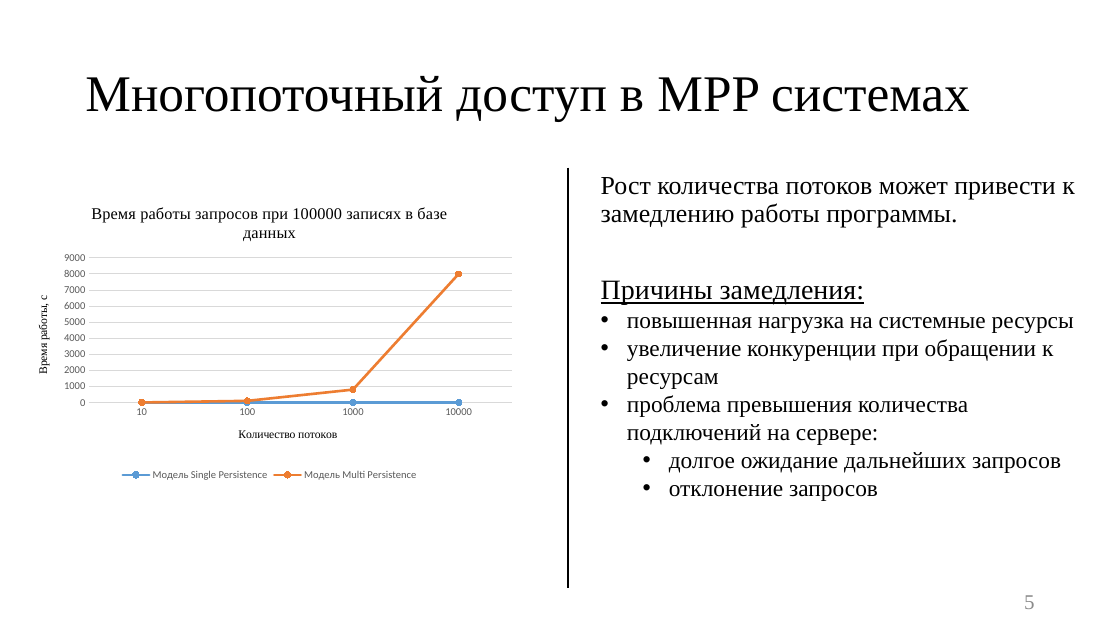
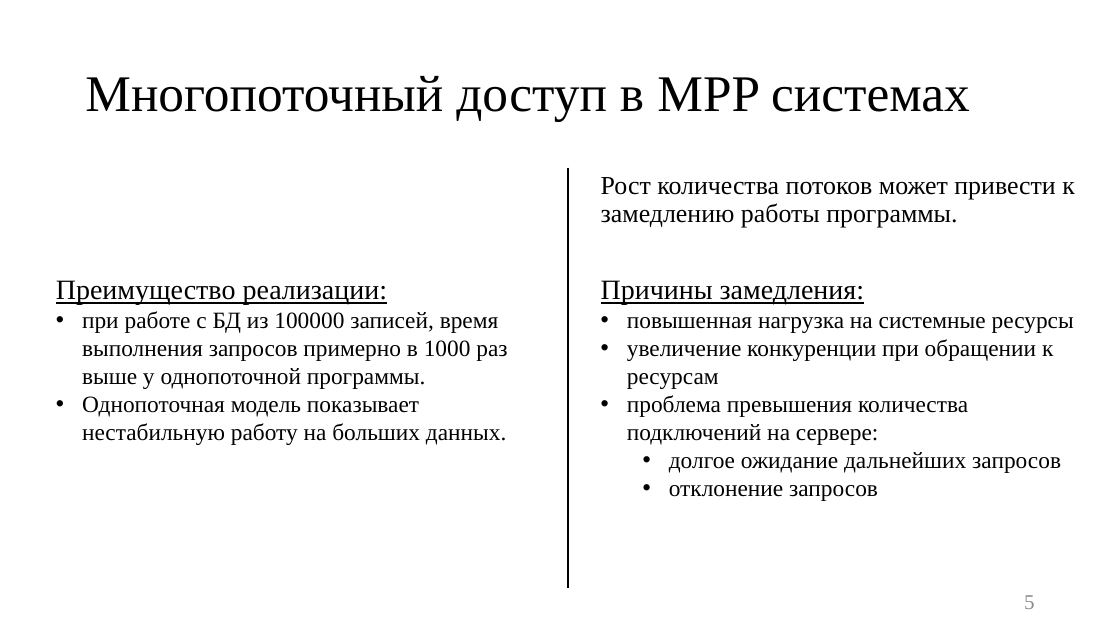
Before and after one commit to platosha-git/Diplom-theory, a slide deck: slide 5 of Презентация.pptx. Drawn at 1120x630 pixels with LibreOffice and Linux fonts; fonts in the diff are those of the drawing. Boxes give left, top, right and bottom in pixels: in the first picture for what was removed or moved away, otherwise in the second. Text is boxed around its words. In the diff, an @@ line names an element or a change of style, - is before the commit and + after.

```diff
--- a/Презентация.pptx
+++ b/Презентация.pptx
@@ line chart removed at (x1=18, y1=191, x2=522, y2=485) @@
-title "Время работы запросов при 100000 записях в базе данных "
-categories: 10, 100, 1000, 10000
-Модель Single Persistence: 0, 0, 0, 0
-Модель Multi Persistence: 0, 100, 800, 8000
@@ text added at (x1=56, y1=280, x2=507, y2=445), 20 pt, text #000000 @@
+Преимущество реализации:
+• при работе с БД из 100000 записей, время выполнения запросов примерно в 1000 раз выше у однопоточной программы.
+• Однопоточная модель показывает нестабильную работу на больших данных.
```
Also in this commit, not shown: 1 other slide changed, 2 slides added, 1 slide removed, 7 other files.
